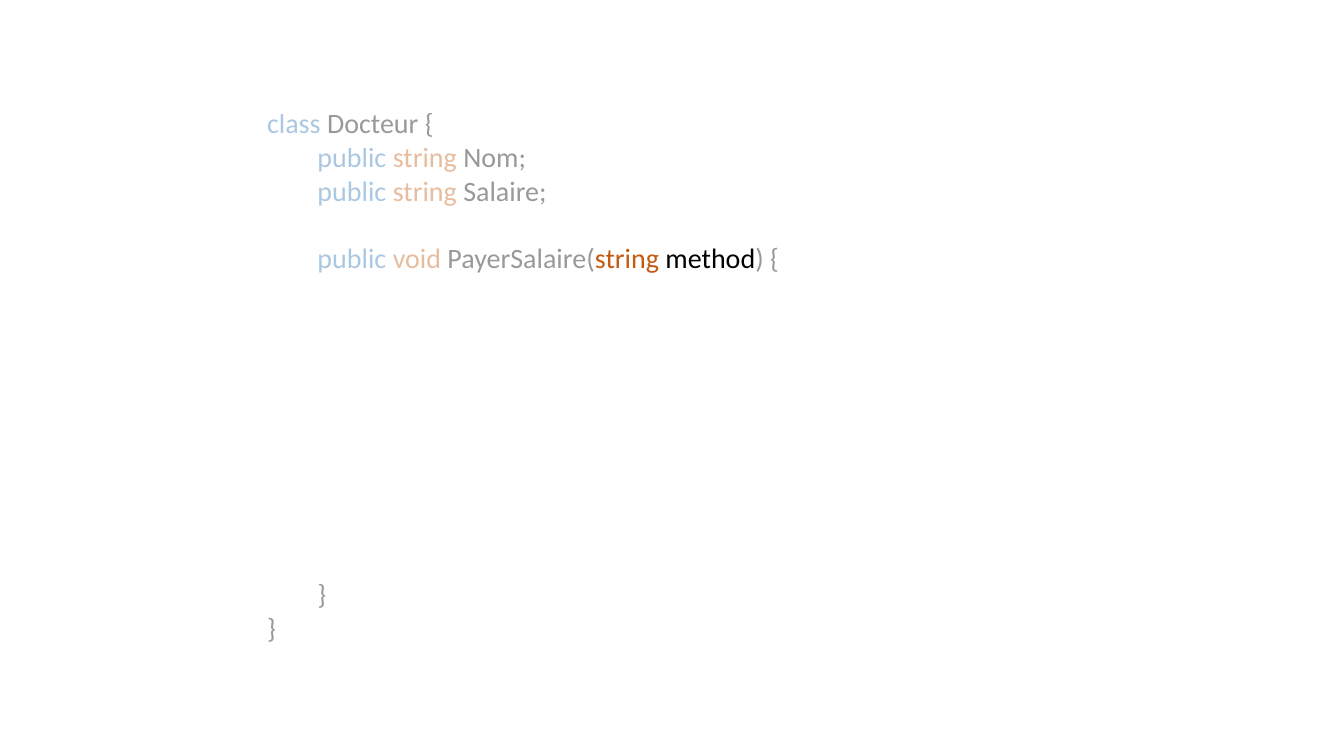
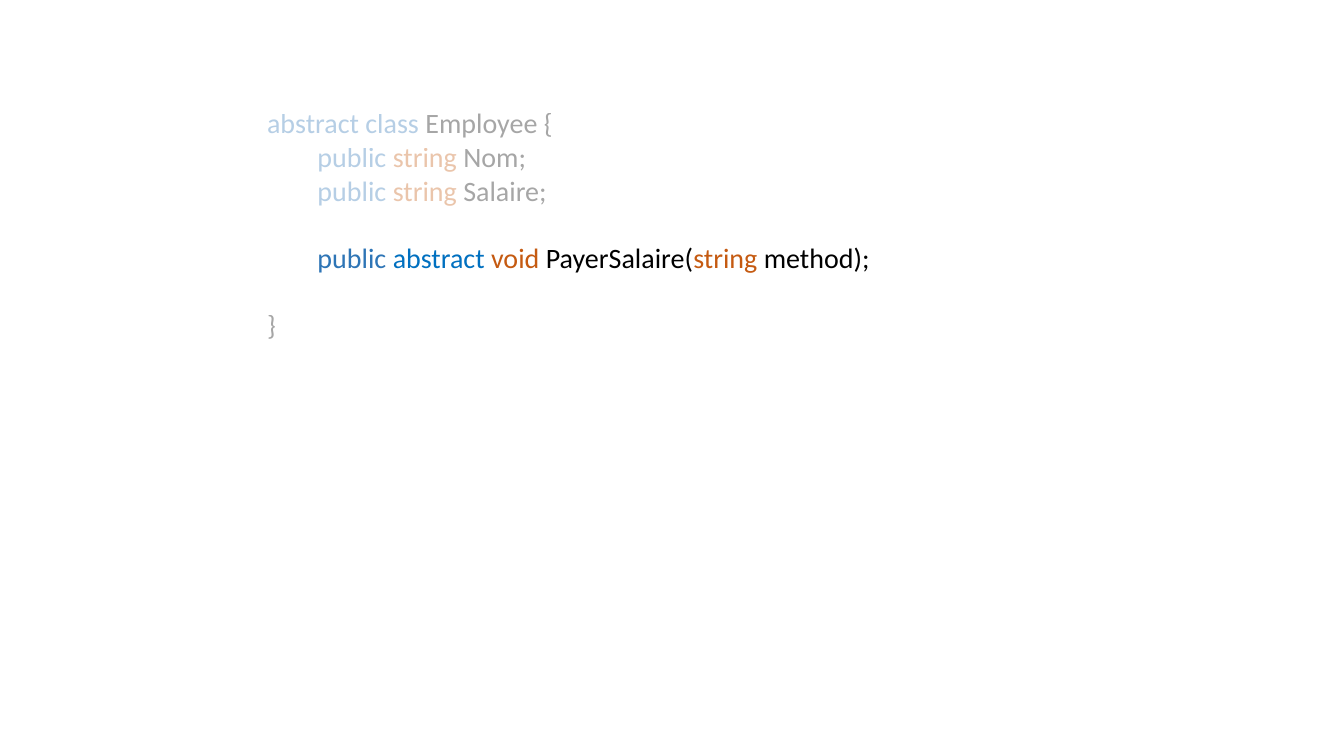
Before and after one commit to yassine-klilich/design-patterns, a slide deck: slide 13 of Presentation/Presentation DP.pptx (slide 15 before the commit). Drawn at 1344x756 pixels with LibreOffice and Linux fonts; fonts in the diff are those of the drawing. Boxes give left, top, right and bottom in pixels: in the first picture for what was removed or moved away, otherwise in the second. Text is boxed around its words. In the diff, an @@ line names an element or a change of style, - is before the commit and + after.

```diff
--- a/Presentation/Presentation DP.pptx
+++ b/Presentation/Presentation DP.pptx
@@ text at [267,114,870,273]: paragraph removed @@
-}
@@ text at [267,114,537,138]: text changed; text colour #000000 at 40% opacity to #2E75B6 at 34% opacity @@
-class Docteur {
+abstract class Employee {
@@ text at [317,247,870,273]: text changed; text colour #000000 at 40% opacity to #000000 @@
-  public void PayerSalaire(string method) {
+  public abstract void PayerSalaire(string method);
```
Also in this commit, not shown: 10 other slides changed, 25 slides added, 1 slide removed.
